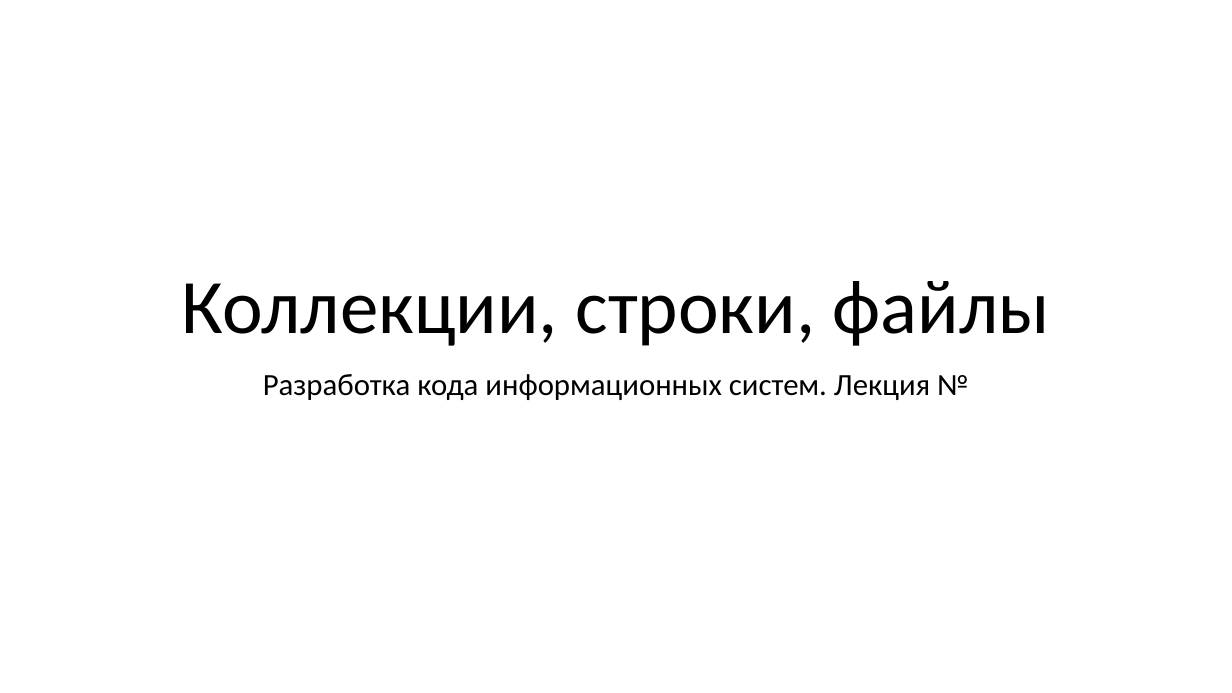
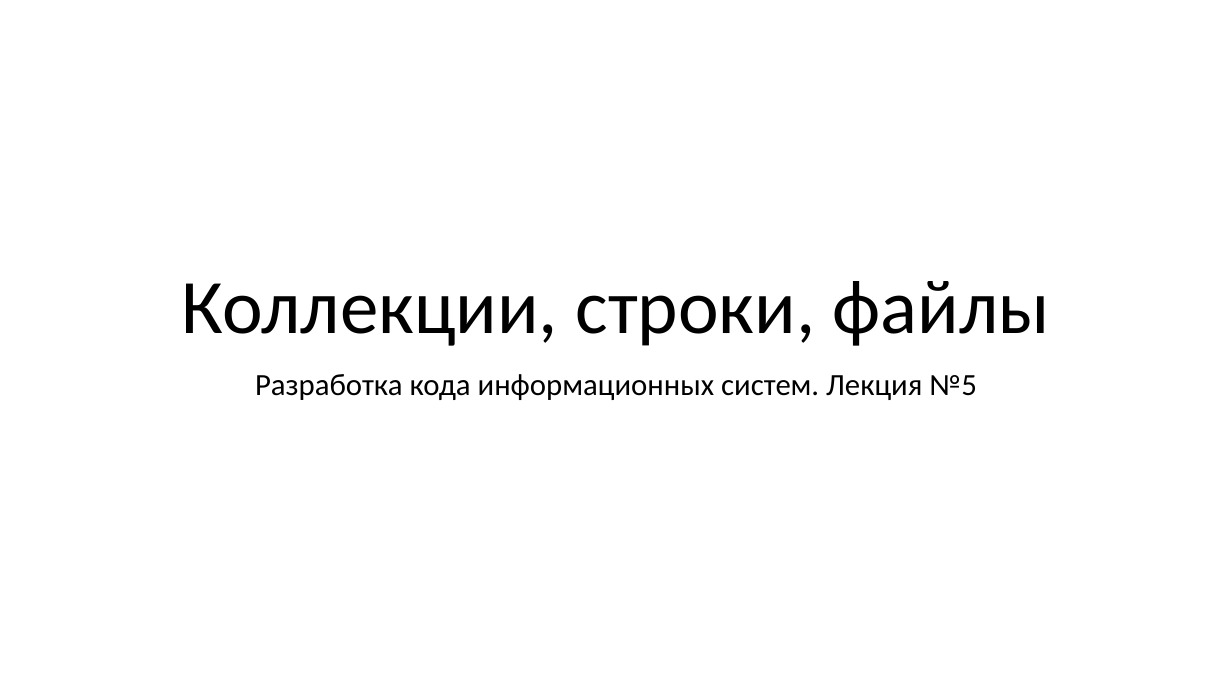
Before and after one commit to OrlovAndrei/RKIS, a slide deck: slide 1 of Занятие 5/Лекция 5.pptx. Drawn at 1232x693 pixels with LibreOffice and Linux fonts; fonts in the diff are those of the drawing. Boxes give left, top, right and bottom in pixels: in the first picture for what was removed or moved away, otherwise in the second. Text is boxed around its words. In the diff, an @@ line names an element or a change of style, - is before the commit and + after.

```diff
--- a/Занятие 5/Лекция 5.pptx
+++ b/Занятие 5/Лекция 5.pptx
@@ subtitle at <box>255,374,976,400</box>: text changed @@
-Разработка кода информационных систем. Лекция №
+Разработка кода информационных систем. Лекция №5
```
Also in this commit, not shown: 2 slides added.
